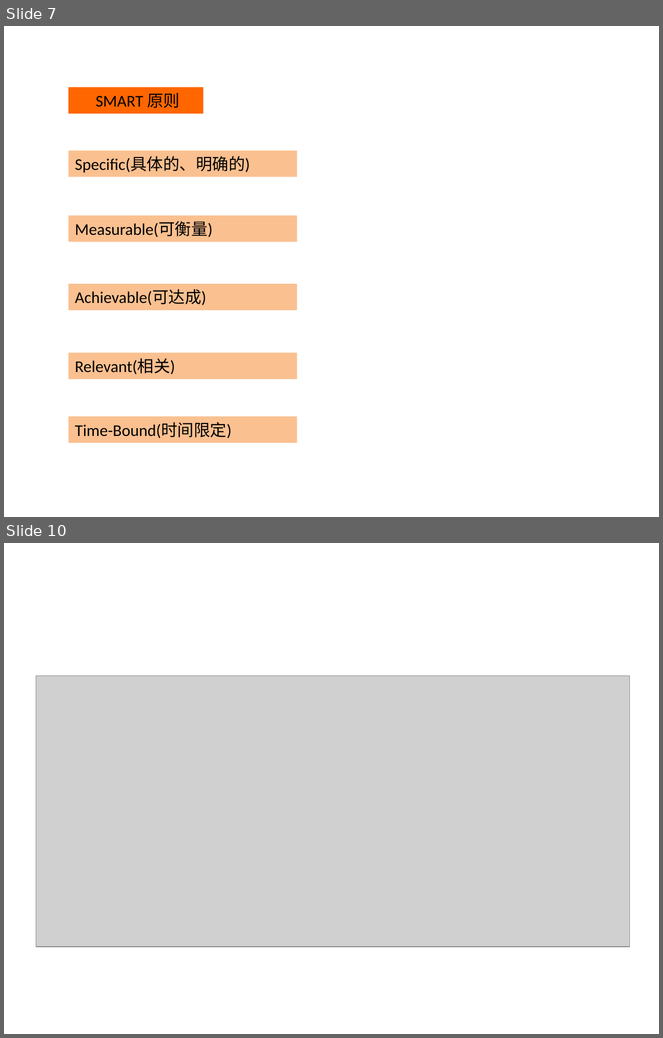
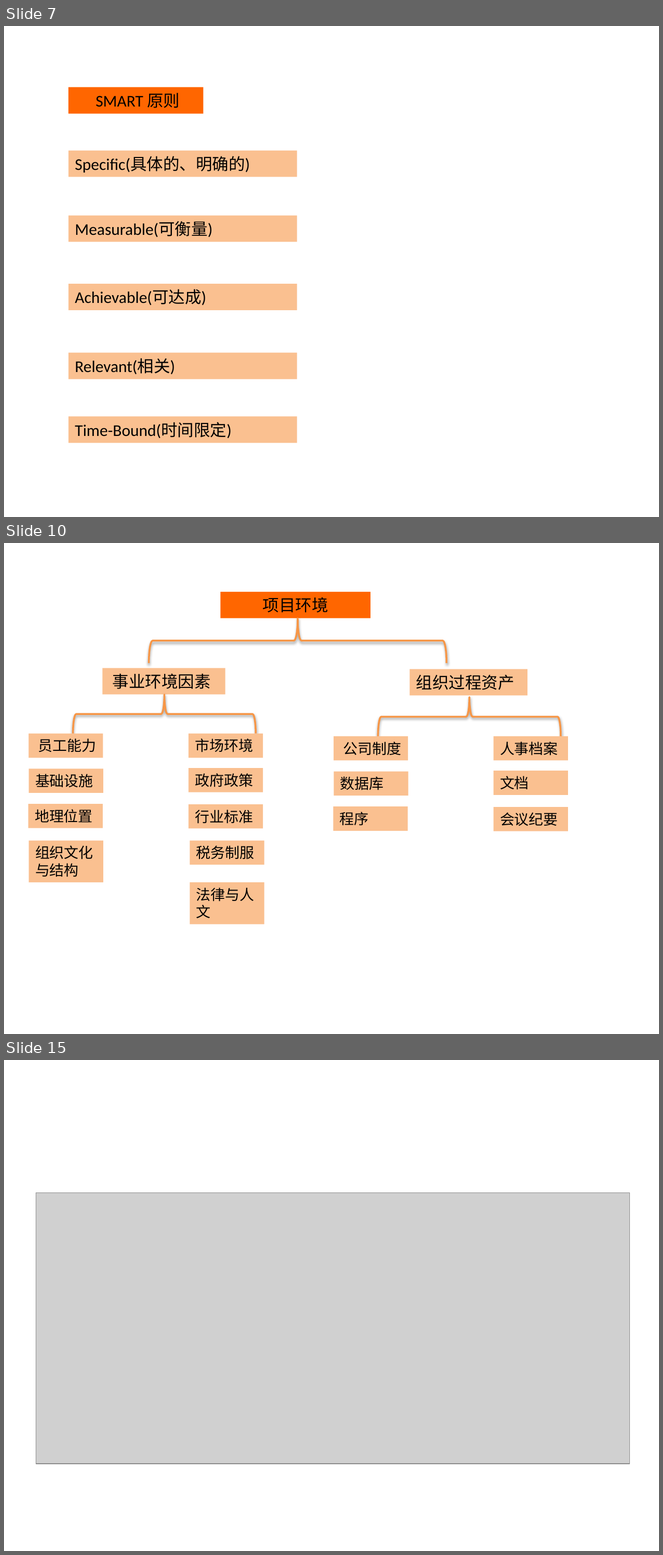
Before and after one commit to itwyhuaing/ProjectM, a slide deck: HaiNaBian_PM知识分享/201812/PM.pptx. Shown one above the other, each under a label of ours: slides 7 and 10 before the commit, slides 7, 10 and 15 after it; the slides between them are not shown. The pictures are 663x1038 and 663x1555 pixels, drawn with LibreOffice and Linux fonts; fonts in the diff are those of the drawing; grey boxes stand for pictures; background and template pictures are left out. Boxes give left, top, right and bottom in pixels: in the first picture for what was removed or moved away, otherwise in the second. Text is boxed around its words. In the diff, an @@ line names an element or a change of style, - is before the commit and + after.

```diff
--- a/HaiNaBian_PM知识分享/201812/PM.pptx
+++ b/HaiNaBian_PM知识分享/201812/PM.pptx
@@ slide 10 added at (4,543,659,1034), background picture (left out) @@
@@ rectangle added at (221,592,371,618), fill #FF6600, 18 pt, text #000000 @@
+项目环境
@@ left brace added at (149,618,447,663), outline #F79646 2 pt @@
@@ rectangle added at (102,668,225,694), fill #FAC090, 18 pt, text #000000 @@
+事业环境因素
@@ rectangle added at (410,669,528,696), fill #FAC090, 18 pt, text #000000 @@
+组织过程资产
@@ left brace added at (73,695,256,734), outline #F79646 2 pt @@
@@ left brace added at (378,697,561,736), outline #F79646 2 pt @@
@@ rectangle added at (29,734,104,758), fill #FAC090, 16 pt, text #000000 @@
+员工能力
@@ rectangle added at (189,734,263,758), fill #FAC090, 16 pt, text #000000 @@
+市场环境
@@ rectangle added at (334,736,408,760), fill #FAC090, 16 pt, text #000000 @@
+公司制度
@@ rectangle added at (493,736,568,760), fill #FAC090, 16 pt, text #000000 @@
+人事档案
@@ rectangle added at (29,769,104,793), fill #FAC090, 16 pt, text #000000 @@
+基础设施
@@ rectangle added at (189,768,263,793), fill #FAC090, 16 pt, text #000000 @@
+政府政策
@@ rectangle added at (334,772,409,796), fill #FAC090, 16 pt, text #000000 @@
+数据库
@@ rectangle added at (493,771,568,795), fill #FAC090, 16 pt, text #000000 @@
+文档
@@ rectangle added at (28,804,103,828), fill #FAC090, 16 pt, text #000000 @@
+地理位置
@@ rectangle added at (189,805,263,828), fill #FAC090, 16 pt, text #000000 @@
+行业标准
@@ rectangle added at (334,807,408,831), fill #FAC090, 16 pt, text #000000 @@
+程序
@@ rectangle added at (493,807,568,831), fill #FAC090, 16 pt, text #000000 @@
+会议纪要
@@ rectangle added at (29,840,104,883), fill #FAC090, 16 pt, text #000000 @@
+组织文化与结构
@@ rectangle added at (190,840,265,865), fill #FAC090, 16 pt, text #000000 @@
+税务制服
@@ rectangle added at (190,883,265,924), fill #FAC090, 16 pt, text #000000 @@
+法律与人文
@@ what was slide 10 is now slide 15 @@
```
Also in this commit, not shown: 2 slides changed, 5 other slides added, 1 slide removed.
